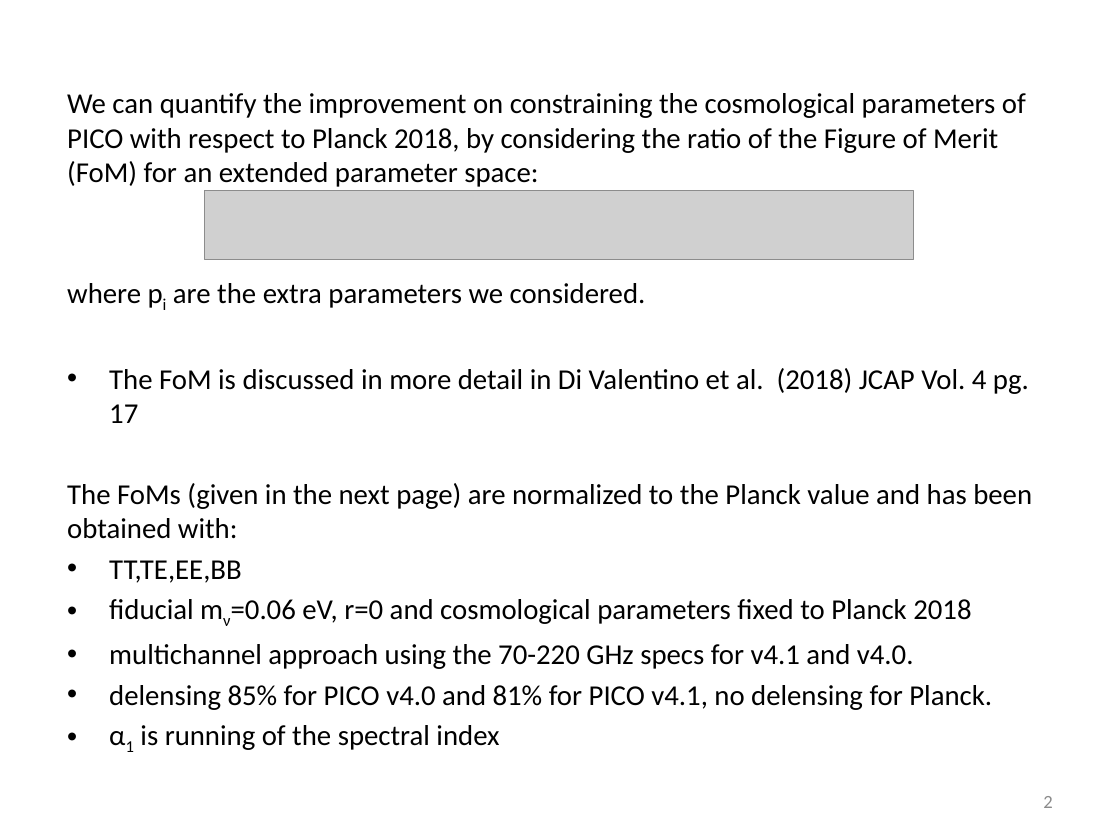
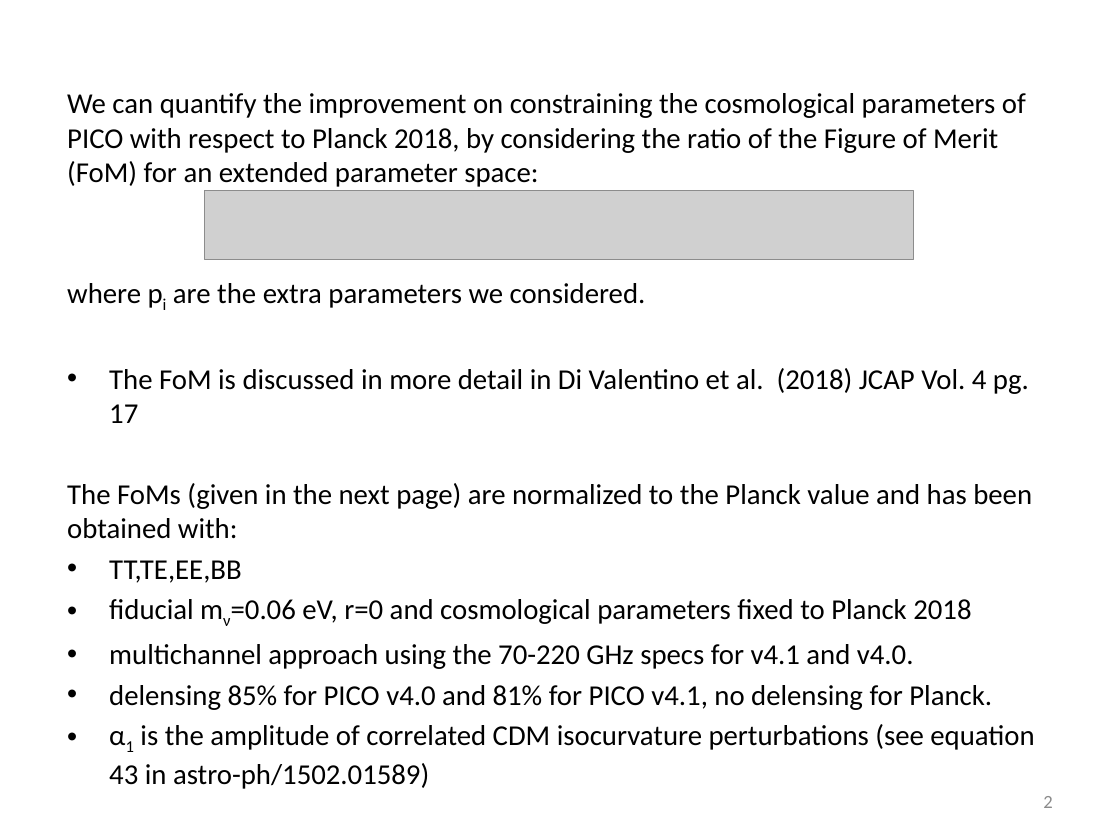
Before and after one commit to CMB-Probe/PICOReport, a slide deck: slide 2 of ReferenceDocuments/TestingLCDM.pptx. Drawn at 1120x840 pixels with LibreOffice and Linux fonts; fonts in the diff are those of the drawing; grey boxes stand for pictures. Boxes give left, top, right and bottom in pixels: in the first picture for what was removed or moved away, otherwise in the second. Text is boxed around its words. In the diff, an @@ line names an element or a change of style, - is before the commit and + after.

```diff
--- a/ReferenceDocuments/TestingLCDM.pptx
+++ b/ReferenceDocuments/TestingLCDM.pptx
@@ text at (x1=109, y1=724, x2=1034, y2=789): text changed @@
-• α1 is running of the spectral index
+• α1 is the amplitude of correlated CDM isocurvature perturbations (see equation 43 in astro-ph/1502.01589)
```
Also in this commit, not shown: 2 other files.
